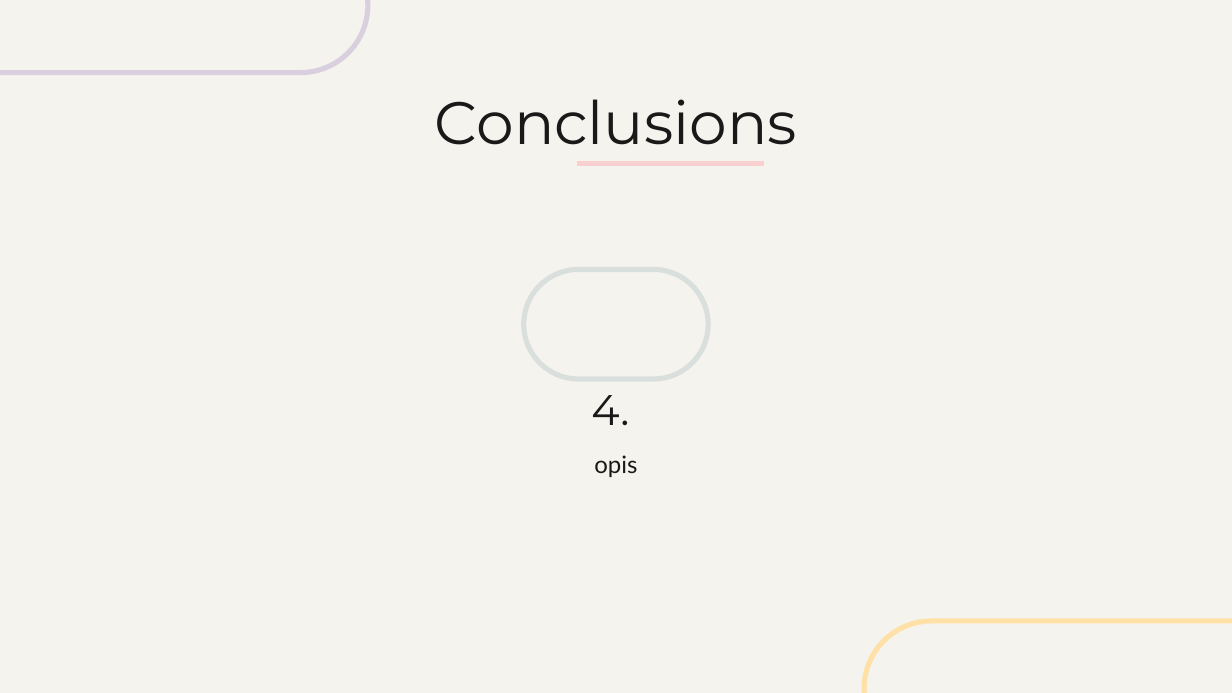
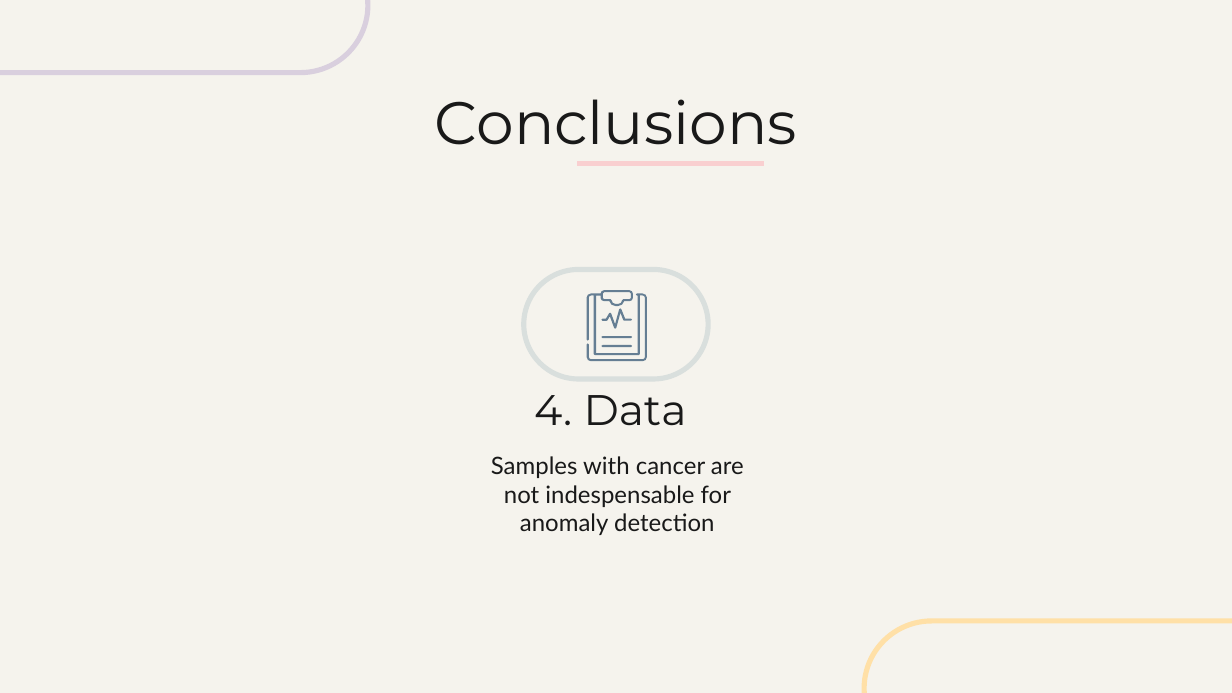
Before and after one commit to tymsoncyferki/Anomaly-Detection, a slide deck: slide 49 of final_presentation_anomaly_detection_new.pptx. Drawn at 1232x693 pixels with LibreOffice and Linux fonts; fonts in the diff are those of the drawing. Boxes give left, top, right and bottom in pixels: in the first picture for what was removed or moved away, otherwise in the second. Text is boxed around its words. In the diff, an @@ line names an element or a change of style, - is before the commit and + after.

```diff
--- a/final_presentation_anomaly_detection_new.pptx
+++ b/final_presentation_anomaly_detection_new.pptx
@@ group added at bbox=[586, 291, 647, 362]: 4 freeform shapes @@
@@ title at bbox=[534, 395, 687, 426]: text changed @@
-4.
+4. Data
@@ subtitle at bbox=[491, 456, 744, 535]: text changed @@
-opis
+Samples with cancer are not indespensable for anomaly detection
```
Also in this commit, not shown: 5 other slides changed.
